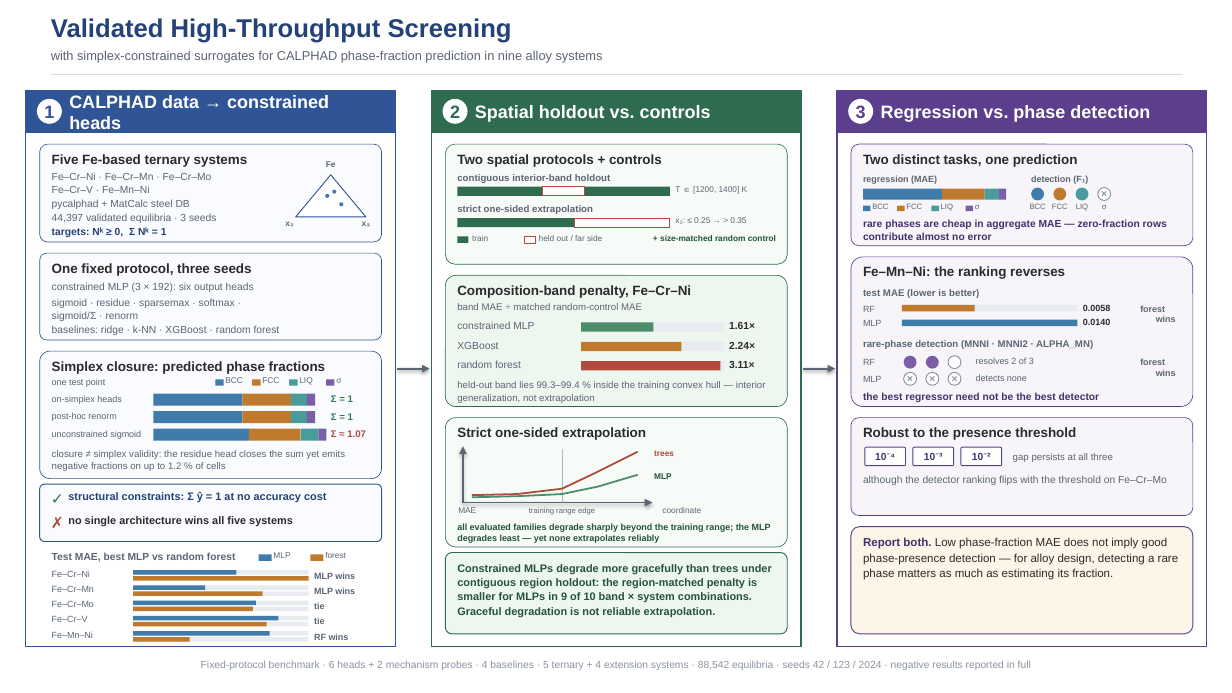
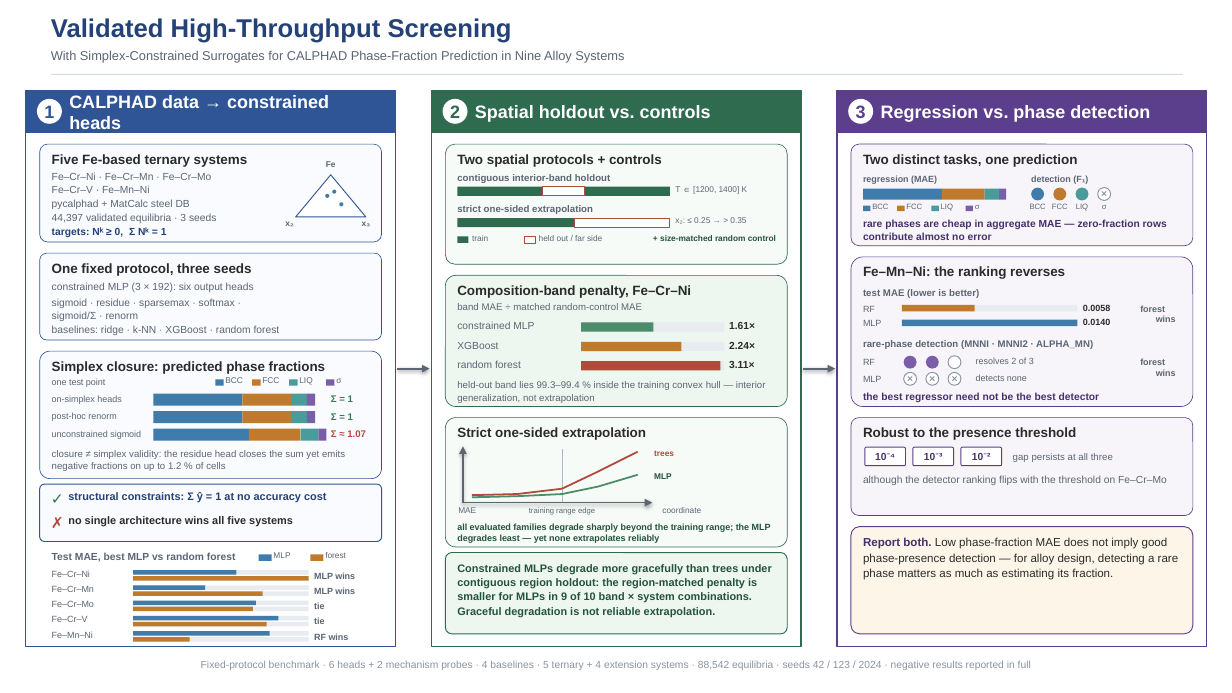
Before and after one commit to user4072/CALPHAD-based-Phase-Fraction-Prediction, a slide deck: slide 1 of Graphical_Abstract_fe_surrogate.pptx. Drawn at 1232x693 pixels with LibreOffice and Linux fonts; fonts in the diff are those of the drawing. Boxes give left, top, right and bottom in pixels: in the first picture for what was removed or moved away, otherwise in the second. Text is boxed around its words. In the diff, an @@ line names an element or a change of style, - is before the commit and + after.

Commit message:
Title Case per journal style: Validated High-Throughput Screening with Simplex-Constrained Surrogates for CALPHAD Phase-Fraction Prediction (tex/SI/docx/GA/README/cover/manuscript5); audit 590/0/7

```diff
--- a/Graphical_Abstract_fe_surrogate.pptx
+++ b/Graphical_Abstract_fe_surrogate.pptx
@@ text at bbox=[51, 50, 624, 63]: text changed @@
-with simplex-constrained surrogates for CALPHAD phase-fraction prediction in nine alloy systems
+With Simplex-Constrained Surrogates for CALPHAD Phase-Fraction Prediction in Nine Alloy Systems
```
Also in this commit, not shown: 10 other files.
